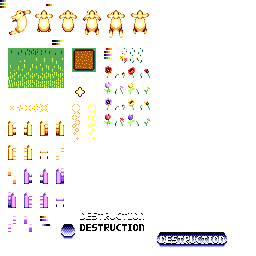
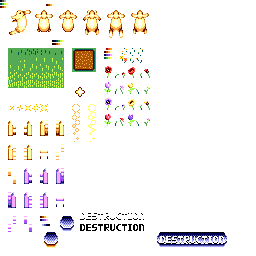
The second 256 × 256 image is a revision of the first. Changes to its layers:
painted on "Layer" over <box>44,216,75,248</box>
